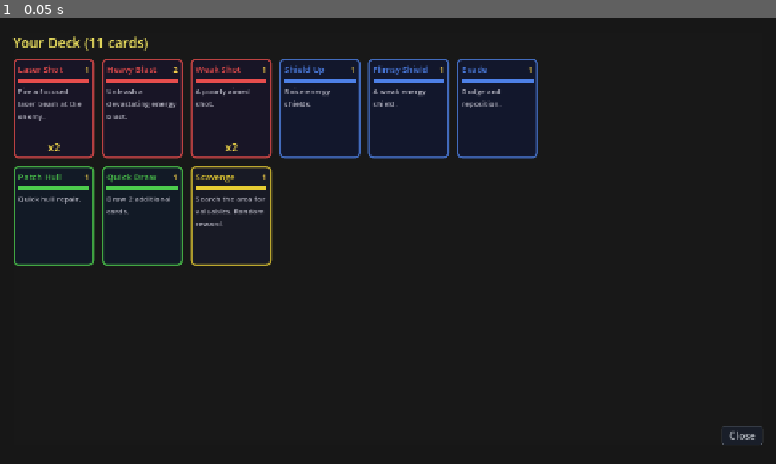
Above: before the commit, frame 1.
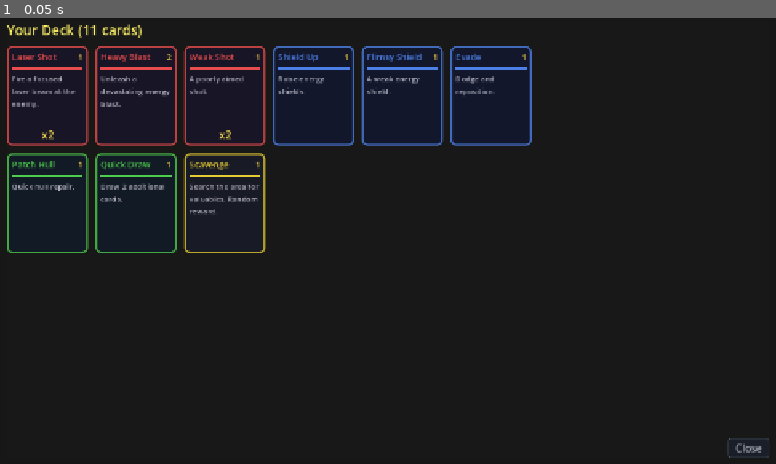
Above: after the commit, the same moment.

Repository: TestAndWin/space-trader
Game: Godot game, scene res://scenes/deck_viewer.tscn
Two runs of this game, one before a commit and one after it. Both use one fixed random seed, a clock stepped at 60 frames per second and the inputs below. This scene is started directly instead of the project's main scene.
Inputs:
- Up to frame 1 (0.05 s): no input

The runs differ from the first frame. In frame 1, 7.9% of the frame differs, in the area x 0-100%, y 1-99%.

Commit message:
Merge card trading into deck viewer, remove standalone card trader
Integrate buy/sell functionality directly into the View Deck screen:
deck cards shown on top with sell buttons, shop cards below in a
horizontal "FOR SALE" row. Remove Cards button from action icon row
and delete the separate card_trader component.

Co-Authored-By: Claude Opus 4.6 <noreply@anthropic.com>

Diff:
--- a/scenes/components/card_trader.tscn
+++ /dev/null
@@ -1,13 +0,0 @@
-[gd_scene load_steps=2 format=3]
-
-[ext_resource type="Script" path="res://scripts/components/card_trader.gd" id="1_ct1"]
-
-[node name="CardTrader" type="ColorRect"]
-visible = true
-anchors_preset = 15
-anchor_right = 1.0
-anchor_bottom = 1.0
-grow_horizontal = 2
-grow_vertical = 2
-color = Color(0, 0, 0, 0.6)
-script = ExtResource("1_ct1")
--- a/scenes/deck_viewer.tscn
+++ b/scenes/deck_viewer.tscn
@@ -27,10 +27,10 @@
 anchor_bottom = 1.0
 grow_horizontal = 2
 grow_vertical = 2
-theme_override_constants/margin_left = 40
-theme_override_constants/margin_top = 30
-theme_override_constants/margin_right = 40
-theme_override_constants/margin_bottom = 30
+theme_override_constants/margin_left = 30
+theme_override_constants/margin_top = 10
+theme_override_constants/margin_right = 30
+theme_override_constants/margin_bottom = 10
 
 [node name="Panel" type="PanelContainer" parent="CenterContainer"]
 layout_mode = 2
@@ -39,7 +39,10 @@
 layout_mode = 2
 theme_override_constants/separation = 10
 
-[node name="TitleLabel" type="Label" parent="CenterContainer/Panel/VBoxContainer"]
+[node name="HeaderRow" type="HBoxContainer" parent="CenterContainer/Panel/VBoxContainer"]
+layout_mode = 2
+
+[node name="TitleLabel" type="Label" parent="CenterContainer/Panel/VBoxContainer/HeaderRow"]
 unique_name_in_owner = true
 layout_mode = 2
 theme_override_font_sizes/font_size = 22
--- a/scripts/components/card_trader.gd
+++ /dev/null
@@ -1,296 +0,0 @@
-extends ColorRect
-
-## Card trader popup — buy and sell combat cards at planets.
-
-signal trader_closed
-
-const MIN_DECK_SIZE: int = 5
-const SELL_RATIO: float = 0.5
-
-# Rarity pricing ranges
-const PRICE_RANGES: Dictionary = {
-	0: Vector2i(50, 80),    # COMMON
-	1: Vector2i(120, 200),  # UNCOMMON
-	2: Vector2i(250, 400),  # RARE
-}
-
-# Planet type → preferred card types (CardType enum values)
-const TYPE_WEIGHTS: Dictionary = {
-	0: [1, 3],     # Industrial → DEFENSE, TRADE
-	1: [2, 1],     # Agricultural → UTILITY, DEFENSE
-	2: [0, 1],     # Mining → ATTACK, DEFENSE
-	3: [2, 3],     # Tech → UTILITY, TRADE
-	4: [0, 2],     # Outlaw → ATTACK, UTILITY
-}
-
-var _planet_type: int = 0
-var _shop_cards: Array = []  # Array of { card: Resource, price: int }
-var _shop_container: VBoxContainer
-var _deck_container: VBoxContainer
-var _credits_label: Label
-var _status_label: Label
-
-
-func setup(planet_type: int) -> void:
-	_planet_type = planet_type
-	_generate_shop()
-	_refresh_ui()
-
-
-func _ready() -> void:
-	mouse_filter = Control.MOUSE_FILTER_STOP
-	_build_ui()
-
-
-func _generate_shop() -> void:
-	_shop_cards.clear()
-	var all_cards: Array = ResourceRegistry.load_all(ResourceRegistry.CARDS)
-	if all_cards.is_empty():
-		return
-	var preferred: Array = TYPE_WEIGHTS.get(_planet_type, [0])
-	var weighted: Array = []
-	for card in all_cards:
-		var weight: int = 1
-		if card.card_type in preferred:
-			weight = 3
-		for i in weight:
-			weighted.append(card)
-	weighted.shuffle()
-	var picked: Array = []
-	for card in weighted:
-		if card in picked:
-			continue
-		picked.append(card)
-		var price_range: Vector2i = PRICE_RANGES.get(card.rarity, Vector2i(50, 80))
-		var price: int = randi_range(price_range.x, price_range.y)
-		_shop_cards.append({ "card": card, "price": price })
-		if picked.size() >= 5:
-			break
-
-
-func _build_ui() -> void:
-	var center := CenterContainer.new()
-	center.set_anchors_preset(Control.PRESET_FULL_RECT)
-	center.mouse_filter = Control.MOUSE_FILTER_PASS
-	add_child(center)
-
-	var panel := PanelContainer.new()
-	panel.custom_minimum_size = Vector2(500, 500)
-	var style := StyleBoxFlat.new()
-	style.bg_color = Color(0.08, 0.1, 0.14, 0.95)
-	style.border_color = Color(0.4, 0.6, 1.0, 0.8)
-	style.set_border_width_all(2)
-	style.set_corner_radius_all(6)
-	style.set_content_margin_all(12)
-	panel.add_theme_stylebox_override("panel", style)
-	center.add_child(panel)
-
-	var main_vbox := VBoxContainer.new()
-	main_vbox.add_theme_constant_override("separation", 8)
-	panel.add_child(main_vbox)
-
-	# Header
-	var header := HBoxContainer.new()
-	header.add_theme_constant_override("separation", 12)
-	main_vbox.add_child(header)
-
-	var title := Label.new()
-	title.text = "CARD TRADER"
-	title.add_theme_font_size_override("font_size", 20)
-	title.add_theme_color_override("font_color", Color(0.4, 0.7, 1.0))
-	header.add_child(title)
-
-	var spacer := Control.new()
-	spacer.size_flags_horizontal = Control.SIZE_EXPAND_FILL
-	header.add_child(spacer)
-
-	_credits_label = Label.new()
-	_credits_label.add_theme_font_size_override("font_size", 16)
-	_credits_label.add_theme_color_override("font_color", Color(1.0, 0.95, 0.4))
-	header.add_child(_credits_label)
-
-	var close_btn := Button.new()
-	close_btn.text = "X"
-	close_btn.pressed.connect(_close)
-	header.add_child(close_btn)
-
-	# Status
-	_status_label = Label.new()
-	_status_label.add_theme_font_size_override("font_size", 12)
-	_status_label.add_theme_color_override("font_color", Color(0.5, 0.8, 0.5))
-	_status_label.horizontal_alignment = HORIZONTAL_ALIGNMENT_CENTER
-	main_vbox.add_child(_status_label)
-
-	# Shop section
-	var shop_label := Label.new()
-	shop_label.text = "FOR SALE"
-	shop_label.add_theme_font_size_override("font_size", 14)
-	shop_label.add_theme_color_override("font_color", Color(0.6, 0.7, 0.8))
-	main_vbox.add_child(shop_label)
-
-	var shop_scroll := ScrollContainer.new()
-	shop_scroll.custom_minimum_size = Vector2(0, 160)
-	shop_scroll.horizontal_scroll_mode = ScrollContainer.SCROLL_MODE_DISABLED
-	main_vbox.add_child(shop_scroll)
-
-	_shop_container = VBoxContainer.new()
-	_shop_container.size_flags_horizontal = Control.SIZE_EXPAND_FILL
-	_shop_container.add_theme_constant_override("separation", 4)
-	shop_scroll.add_child(_shop_container)
-
-	# Deck section
-	var deck_label := Label.new()
-	deck_label.text = "YOUR DECK (sell)"
-	deck_label.add_theme_font_size_override("font_size", 14)
-	deck_label.add_theme_color_override("font_color", Color(0.6, 0.7, 0.8))
-	main_vbox.add_child(deck_label)
-
-	var deck_scroll := ScrollContainer.new()
-	deck_scroll.size_flags_vertical = Control.SIZE_EXPAND_FILL
-	deck_scroll.horizontal_scroll_mode = ScrollContainer.SCROLL_MODE_DISABLED
-	main_vbox.add_child(deck_scroll)
-
-	_deck_container = VBoxContainer.new()
-	_deck_container.size_flags_horizontal = Control.SIZE_EXPAND_FILL
-	_deck_container.add_theme_constant_override("separation", 4)
-	deck_scroll.add_child(_deck_container)
-
-
-func _refresh_ui() -> void:
-	if not _credits_label:
-		return
-	_credits_label.text = "%d cr" % GameManager.credits
-
-	# Shop cards
-	for child in _shop_container.get_children():
-		child.queue_free()
-	for entry in _shop_cards:
-		var card: Resource = entry["card"]
-		var price: int = entry["price"]
-		var row := _create_card_row(card, price, true)
-		_shop_container.add_child(row)
-
-	# Deck cards
-	for child in _deck_container.get_children():
-		child.queue_free()
-	# Group deck cards by resource path
-	var card_counts: Dictionary = {}
-	for card in GameManager.deck:
-		var path: String = card.resource_path
-		if path not in card_counts:
-			card_counts[path] = { "card": card, "count": 0 }
-		card_counts[path]["count"] += 1
-	for path in card_counts:
-		var info: Dictionary = card_counts[path]
-		var card: Resource = info["card"]
-		var count: int = info["count"]
-		var sell_price: int = _get_sell_price(card)
-		var row := _create_card_row(card, sell_price, false, count)
-		_deck_container.add_child(row)
-
-
-func _create_card_row(card: Resource, price: int, is_buy: bool, count: int = 0) -> HBoxContainer:
-	var row := HBoxContainer.new()
-	row.add_theme_constant_override("separation", 6)
-
-	# Type color indicator
-	var type_colors: Array = [
-		Color(0.9, 0.3, 0.3),  # ATTACK
-		Color(0.3, 0.5, 0.9),  # DEFENSE
-		Color(0.3, 0.8, 0.4),  # UTILITY
-		Color(1.0, 0.85, 0.3), # TRADE
-	]
-	var indicator := ColorRect.new()
-	indicator.custom_minimum_size = Vector2(4, 0)
-	indicator.color = type_colors[card.card_type] if card.card_type < type_colors.size() else Color.WHITE
-	row.add_child(indicator)
-
-	# Card name + info
-	var info := VBoxContainer.new()
-	info.size_flags_horizontal = Control.SIZE_EXPAND_FILL
-	info.add_theme_constant_override("separation", 0)
-	row.add_child(info)
-
-	var name_lbl := Label.new()
-	var rarity_tags: Array = ["C", "U", "R"]
-	var rarity_tag: String = rarity_tags[card.rarity] if card.rarity < rarity_tags.size() else "?"
-	var count_text: String = " x%d" % count if count > 1 else ""
-	name_lbl.text = "[%s] %s%s" % [rarity_tag, card.card_name, count_text]
-	name_lbl.add_theme_font_size_override("font_size", 13)
-	name_lbl.add_theme_color_override("font_color", Color(0.85, 0.85, 0.9))
-	info.add_child(name_lbl)
-
-	var desc_lbl := Label.new()
-	var type_names: Array = ["ATK", "DEF", "UTL", "TRD"]
-	var type_name: String = type_names[card.card_type] if card.card_type < type_names.size() else "?"
-	var stats: String = "%s | E:%d" % [type_name, card.energy_cost]
-	if card.attack_value > 0:
-		stats += " DMG:%d" % card.attack_value
-	if card.defense_value > 0:
-		stats += " SHD:%d" % card.defense_value
-	if card.heal_value > 0:
-		stats += " HEAL:%d" % card.heal_value
-	if card.draw_cards > 0:
-		stats += " DRAW:%d" % card.draw_cards
-	desc_lbl.text = stats
-	desc_lbl.add_theme_font_size_override("font_size", 10)
-	desc_lbl.add_theme_color_override("font_color", Color(0.5, 0.55, 0.6))
-	info.add_child(desc_lbl)
-
-	# Price + button
-	var btn := Button.new()
-	if is_buy:
-		btn.text = "Buy (%dcr)" % price
-		btn.disabled = GameManager.credits < price
-		btn.pressed.connect(_on_buy_card.bind(card, price))
-	else:
-		var sell_price: int = price
-		btn.text = "Sell (%dcr)" % sell_price
-		btn.disabled = GameManager.deck.size() <= MIN_DECK_SIZE
-		btn.pressed.connect(_on_sell_card.bind(card, sell_price))
-	btn.add_theme_font_size_override("font_size", 11)
-	btn.custom_minimum_size = Vector2(90, 0)
-	row.add_child(btn)
-
-	return row
-
-
-func _get_sell_price(card: Resource) -> int:
-	var price_range: Vector2i = PRICE_RANGES.get(card.rarity, Vector2i(50, 80))
-	var avg: int = int((price_range.x + price_range.y) / 2.0)
-	return int(avg * SELL_RATIO)
-
-
-func _on_buy_card(card: Resource, price: int) -> void:
-	if not GameManager.remove_credits(price):
-		_status_label.text = "Not enough credits!"
-		return
-	GameManager.deck.append(card)
-	# Remove from shop
-	for i in _shop_cards.size():
-		if _shop_cards[i]["card"] == card:
-			_shop_cards.remove_at(i)
-			break
-	EventLog.add_entry("Bought card %s for %d cr" % [card.card_name, price])
-	_status_label.text = "Bought %s!" % card.card_name
-	_refresh_ui()
-
-
-func _on_sell_card(card: Resource, price: int) -> void:
-	if GameManager.deck.size() <= MIN_DECK_SIZE:
-		_status_label.text = "Deck minimum reached (%d cards)!" % MIN_DECK_SIZE
-		return
-	# Remove one instance of this card from deck
-	for i in GameManager.deck.size():
-		if GameManager.deck[i].resource_path == card.resource_path:
-			GameManager.deck.remove_at(i)
-			break
-	GameManager.add_credits(price)
-	EventLog.add_entry("Sold card %s for %d cr" % [card.card_name, price])
-	_status_label.text = "Sold %s!" % card.card_name
-	_refresh_ui()
-
-
-func _close() -> void:
-	trader_closed.emit()
-	queue_free()
--- a/scripts/scenes/deck_viewer.gd
+++ b/scripts/scenes/deck_viewer.gd
@@ -1,18 +1,168 @@
 extends Control
+
+## Deck viewer with integrated card trading when on a planet.
+## Shows deck cards in a grid with CardDisplay components.
+## When trading is enabled, adds a shop row and sell buttons on deck cards.
 
 const CardDisplayScene = preload("res://scenes/components/card_display.tscn")
 
 const SECONDARY_BG := Color(0.1, 0.12, 0.16)
 const SECONDARY_BORDER := Color(0.35, 0.38, 0.42, 0.7)
 
+const MIN_DECK_SIZE: int = 5
+const SELL_RATIO: float = 0.5
+
+const PRICE_RANGES: Dictionary = {
+	0: Vector2i(50, 80),    # COMMON
+	1: Vector2i(120, 200),  # UNCOMMON
+	2: Vector2i(250, 400),  # RARE
+}
+
+const TYPE_WEIGHTS: Dictionary = {
+	0: [1, 3],     # Industrial → DEFENSE, TRADE
+	1: [2, 1],     # Agricultural → UTILITY, DEFENSE
+	2: [0, 1],     # Mining → ATTACK, DEFENSE
+	3: [2, 3],     # Tech → UTILITY, TRADE
+	4: [0, 2],     # Outlaw → ATTACK, UTILITY
+}
+
+var _trading_enabled: bool = false
+var _planet_type: int = 0
+var _shop_cards: Array = []  # Array of { card: Resource, price: int }
+var _shop_grid: GridContainer
+var _shop_section: VBoxContainer
+var _status_label: Label
+var _credits_label: Label
+
+
+func setup(planet_type: int = -1) -> void:
+	if planet_type >= 0:
+		_trading_enabled = true
+		_planet_type = planet_type
+		_generate_shop()
+
 
 func _ready() -> void:
+	if _trading_enabled:
+		_build_trading_ui()
 	_populate_deck()
 	_style_close_button()
 	%CloseButton.pressed.connect(_on_close_pressed)
 
 
+func _generate_shop() -> void:
+	_shop_cards.clear()
+	var all_cards: Array = ResourceRegistry.load_all(ResourceRegistry.CARDS)
+	if all_cards.is_empty():
+		return
+	var preferred: Array = TYPE_WEIGHTS.get(_planet_type, [0])
+	var weighted: Array = []
+	for card in all_cards:
+		var weight: int = 1
+		if card.card_type in preferred:
+			weight = 3
+		for i in weight:
+			weighted.append(card)
+	weighted.shuffle()
+	var picked: Array = []
+	for card in weighted:
+		if card in picked:
+			continue
+		picked.append(card)
+		var price_range: Vector2i = PRICE_RANGES.get(card.rarity, Vector2i(50, 80))
+		var price: int = randi_range(price_range.x, price_range.y)
+		_shop_cards.append({ "card": card, "price": price })
+		if picked.size() >= 5:
+			break
+
+
+func _build_trading_ui() -> void:
+	var main_vbox: VBoxContainer = %CloseButton.get_parent().get_parent()
+
+	# Credits label in header (before CloseButton's parent Footer)
+	_credits_label = Label.new()
+	_credits_label.add_theme_font_size_override("font_size", 16)
+	_credits_label.add_theme_color_override("font_color", Color(1.0, 0.95, 0.4))
+	_credits_label.text = "%d cr" % GameManager.credits
+	# Insert credits label into the title row
+	var title_label: Label = %TitleLabel
+	var title_parent: Node = title_label.get_parent()
+	# Add a spacer and credits label after the title
+	var spacer := Control.new()
+	spacer.size_flags_horizontal = Control.SIZE_EXPAND_FILL
+	title_parent.add_child(spacer)
+	title_parent.move_child(spacer, 1)
+	title_parent.add_child(_credits_label)
+	title_parent.move_child(_credits_label, 2)
+
+	# Status label
+	_status_label = Label.new()
+	_status_label.add_theme_font_size_override("font_size", 12)
+	_status_label.add_theme_color_override("font_color", Color(0.5, 0.8, 0.5))
+	_status_label.horizontal_alignment = HORIZONTAL_ALIGNMENT_CENTER
+	main_vbox.add_child(_status_label)
+	main_vbox.move_child(_status_label, 1)
+
+	# Shop section — inserted after the deck ScrollContainer, before Footer
+	if _shop_cards.size() > 0:
+		var footer: Node = %CloseButton.get_parent()
+		var footer_idx: int = footer.get_index()
+
+		# Separator
+		var sep := HSeparator.new()
+		sep.add_theme_constant_override("separation", 4)
+		main_vbox.add_child(sep)
+		main_vbox.move_child(sep, footer_idx)
+
+		_shop_section = VBoxContainer.new()
+		_shop_section.add_theme_constant_override("separation", 6)
+		main_vbox.add_child(_shop_section)
+		main_vbox.move_child(_shop_section, footer_idx + 1)
+
+		var shop_label := Label.new()
+		shop_label.text = "FOR SALE"
+		shop_label.add_theme_font_size_override("font_size", 14)
+		shop_label.add_theme_color_override("font_color", Color(0.4, 0.7, 1.0))
+		_shop_section.add_child(shop_label)
+
+		var shop_scroll := ScrollContainer.new()
+		shop_scroll.custom_minimum_size = Vector2(0, 180)
+		shop_scroll.vertical_scroll_mode = ScrollContainer.SCROLL_MODE_DISABLED
+		shop_scroll.horizontal_scroll_mode = ScrollContainer.SCROLL_MODE_AUTO
+		_shop_section.add_child(shop_scroll)
+
+		_shop_grid = GridContainer.new()
+		_shop_grid.columns = 10  # horizontal row
+		_shop_grid.add_theme_constant_override("h_separation", 10)
+		_shop_grid.add_theme_constant_override("v_separation", 10)
+		shop_scroll.add_child(_shop_grid)
+
+		_populate_shop()
+
+
+func _populate_shop() -> void:
+	if not _shop_grid:
+		return
+	for child in _shop_grid.get_children():
+		child.queue_free()
+	for entry in _shop_cards:
+		var card: Resource = entry["card"]
+		var price: int = entry["price"]
+		var can_buy: bool = GameManager.credits >= price
+		var card_display := CardDisplayScene.instantiate()
+		card_display.custom_minimum_size = Vector2(130, 160)
+		_shop_grid.add_child(card_display)
+		card_display.setup(card, can_buy, "Buy (%dcr)" % price, true)
+		if not can_buy:
+			card_display.modulate.a = 0.5
+		card_display.card_played.connect(_on_buy_card.bind(entry))
+
+
 func _populate_deck() -> void:
+	# Clear existing cards
+	for child in %CardGrid.get_children():
+		child.queue_free()
+
 	# Count duplicates
 	var card_counts: Dictionary = {}
 	for card in GameManager.deck:
@@ -26,19 +176,82 @@
 
 	for card_name in card_counts:
 		var entry: Dictionary = card_counts[card_name]
-		var card_display := CardDisplayScene.instantiate()
-		card_display.custom_minimum_size = Vector2(130, 160)
-		%CardGrid.add_child(card_display)
-		card_display.setup(entry["resource"], false, "", false)
-		card_display.modulate.a = 1.0
-		# Show count badge
-		if entry["count"] > 1:
-			var count_label := Label.new()
-			count_label.text = "x%d" % entry["count"]
-			count_label.add_theme_font_size_override("font_size", 16)
-			count_label.add_theme_color_override("font_color", Color(1, 0.9, 0.3))
-			count_label.horizontal_alignment = HORIZONTAL_ALIGNMENT_CENTER
-			card_display.get_node("VBoxContainer").add_child(count_label)
+		var card: Resource = entry["resource"]
+		var count: int = entry["count"]
+
+		if _trading_enabled:
+			var sell_price: int = _get_sell_price(card)
+			var can_sell: bool = GameManager.deck.size() > MIN_DECK_SIZE
+			var card_display := CardDisplayScene.instantiate()
+			card_display.custom_minimum_size = Vector2(130, 160)
+			%CardGrid.add_child(card_display)
+			card_display.setup(card, can_sell, "Sell (%dcr)" % sell_price, true)
+			card_display.modulate.a = 1.0
+			card_display.card_played.connect(_on_sell_card.bind(sell_price))
+			# Count badge
+			if count > 1:
+				var count_label := Label.new()
+				count_label.text = "x%d" % count
+				count_label.add_theme_font_size_override("font_size", 16)
+				count_label.add_theme_color_override("font_color", Color(1, 0.9, 0.3))
+				count_label.horizontal_alignment = HORIZONTAL_ALIGNMENT_CENTER
+				card_display.get_node("VBoxContainer").add_child(count_label)
+		else:
+			var card_display := CardDisplayScene.instantiate()
+			card_display.custom_minimum_size = Vector2(130, 160)
+			%CardGrid.add_child(card_display)
+			card_display.setup(card, false, "", false)
+			card_display.modulate.a = 1.0
+			if count > 1:
+				var count_label := Label.new()
+				count_label.text = "x%d" % count
+				count_label.add_theme_font_size_override("font_size", 16)
+				count_label.add_theme_color_override("font_color", Color(1, 0.9, 0.3))
+				count_label.horizontal_alignment = HORIZONTAL_ALIGNMENT_CENTER
+				card_display.get_node("VBoxContainer").add_child(count_label)
+
+
+func _get_sell_price(card: Resource) -> int:
+	var price_range: Vector2i = PRICE_RANGES.get(card.rarity, Vector2i(50, 80))
+	var avg: int = int((price_range.x + price_range.y) / 2.0)
+	return int(avg * SELL_RATIO)
+
+
+func _on_buy_card(_card_data: Resource, entry: Dictionary) -> void:
+	var card: Resource = entry["card"]
+	var price: int = entry["price"]
+	if not GameManager.remove_credits(price):
+		_status_label.text = "Not enough credits!"
+		return
+	GameManager.deck.append(card)
+	for i in _shop_cards.size():
+		if _shop_cards[i]["card"] == card:
+			_shop_cards.remove_at(i)
+			break
+	EventLog.add_entry("Bought card %s for %d cr" % [card.card_name, price])
+	_status_label.text = "Bought %s!" % card.card_name
+	_refresh_all()
+
+
+func _on_sell_card(card_data: Resource, sell_price: int) -> void:
+	if GameManager.deck.size() <= MIN_DECK_SIZE:
+		_status_label.text = "Deck minimum reached (%d cards)!" % MIN_DECK_SIZE
+		return
+	for i in GameManager.deck.size():
+		if GameManager.deck[i].resource_path == card_data.resource_path:
+			GameManager.deck.remove_at(i)
+			break
+	GameManager.add_credits(sell_price)
+	EventLog.add_entry("Sold card %s for %d cr" % [card_data.card_name, sell_price])
+	_status_label.text = "Sold %s!" % card_data.card_name
+	_refresh_all()
+
+
+func _refresh_all() -> void:
+	if _credits_label:
+		_credits_label.text = "%d cr" % GameManager.credits
+	_populate_shop()
+	_populate_deck()
 
 
 func _style_close_button() -> void:
--- a/scripts/scenes/planet_screen.gd
+++ b/scripts/scenes/planet_screen.gd
@@ -4,7 +4,6 @@
 const DeckViewerScene = preload("res://scenes/deck_viewer.tscn")
 const SmugglerEventScene = preload("res://scenes/components/smuggler_event.tscn")
 const PlanetEventScene = preload("res://scenes/components/planet_event.tscn")
-var CardTraderScene: PackedScene = load("res://scenes/components/card_trader.tscn")
 var CasinoPopupScene: PackedScene = load("res://scenes/components/casino_popup.tscn")
 var ShipDealerScene: PackedScene = load("res://scenes/components/ship_dealer.tscn")
 
@@ -316,7 +315,10 @@
 		return
 	var viewer := DeckViewerScene.instantiate()
 	viewer.name = "DeckViewer"
+	var pt: int = current_planet_data.planet_type if current_planet_data else -1
+	viewer.setup(pt)
 	add_child(viewer)
+	viewer.tree_exited.connect(func(): _update_ui(); _update_log())
 
 
 func _update_ui() -> void:
@@ -497,14 +499,6 @@
 		btn.add_theme_font_size_override("font_size", 11)
 		btn.pressed.connect(_on_mission_pressed)
 		action_icon_row.add_child(btn)
-	# Cards: everywhere
-	var cards_btn := Button.new()
-	cards_btn.text = "Cards"
-	cards_btn.custom_minimum_size = Vector2(56, 36)
-	_style_secondary_button(cards_btn)
-	cards_btn.add_theme_font_size_override("font_size", 11)
-	cards_btn.pressed.connect(_on_card_trader_pressed)
-	action_icon_row.add_child(cards_btn)
 
 
 func _on_casino_pressed() -> void:
@@ -529,16 +523,6 @@
 	GameManager.change_scene("res://scenes/space_invaders.tscn")
 
 
-func _on_card_trader_pressed() -> void:
-	if has_node("CardTrader"):
-		return
-	var pt: int = current_planet_data.planet_type if current_planet_data else 0
-	var trader := CardTraderScene.instantiate()
-	trader.name = "CardTrader"
-	add_child(trader)
-	trader.setup(pt)
-	trader.trader_closed.connect(func(): _populate_cargo(); _update_ui(); _update_log())
-
 
 func _on_ship_dealer_pressed() -> void:
 	if has_node("ShipDealer"):
Not shown, removed: scripts/components/card_trader.gd.uid
